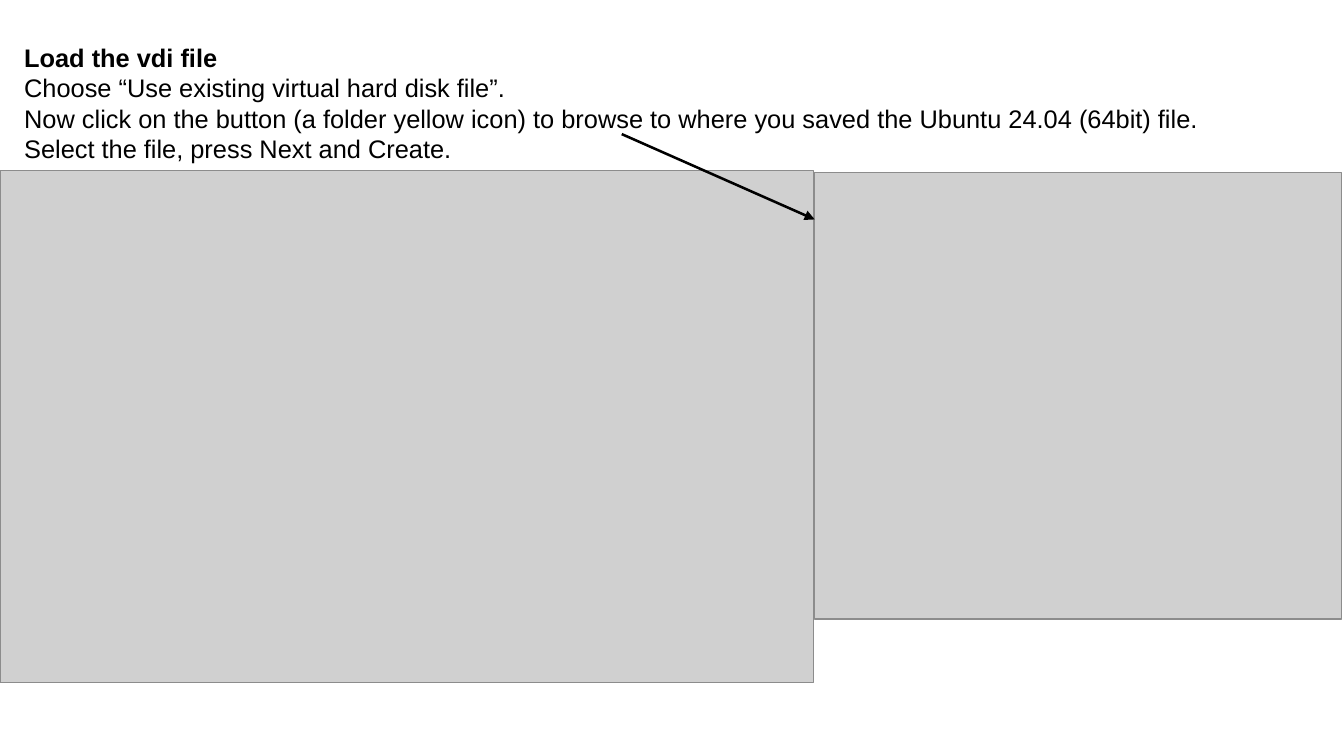
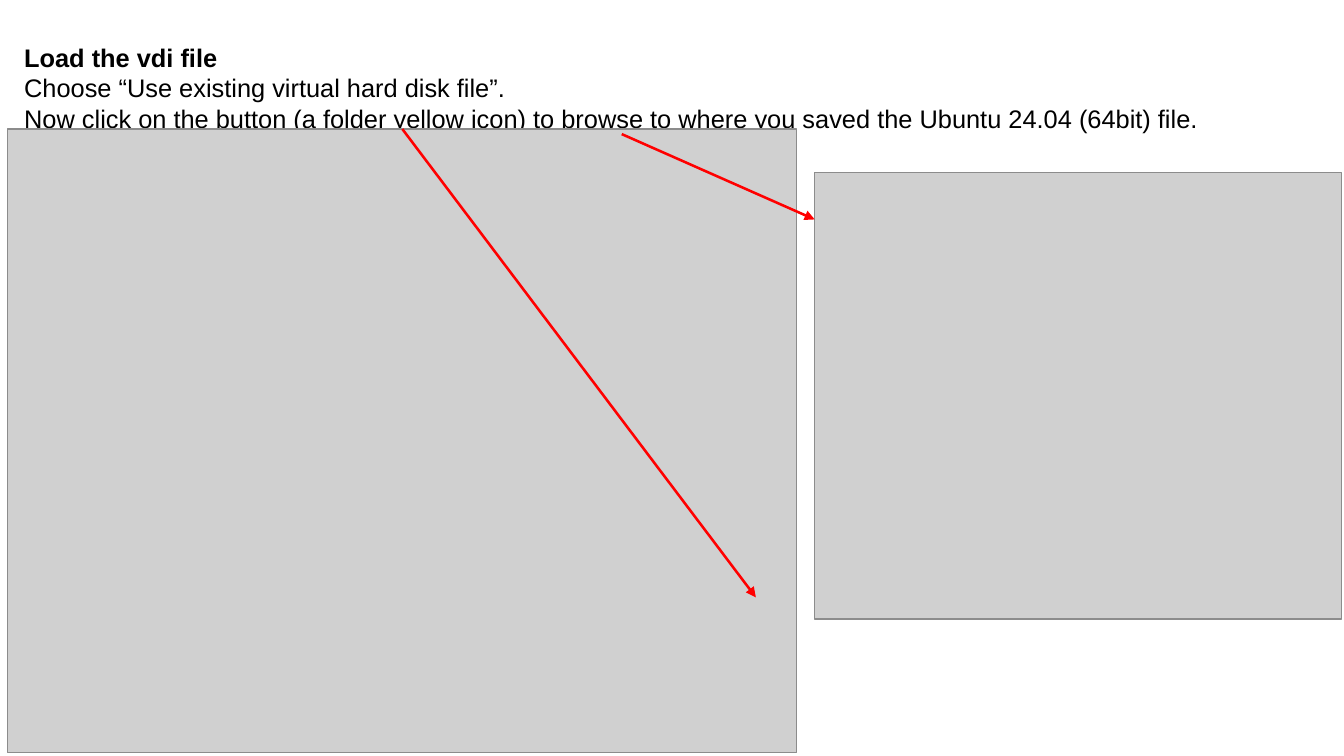
Before and after one commit to selvaje/SE_docs, a slide deck: slide 5 of source/VIRTUALMACHINE/Installation_vm_Ubuntu22.04.odp. Drawn at 1344x756 pixels with LibreOffice and Linux fonts; fonts in the diff are those of the drawing; grey boxes stand for pictures. Boxes give left, top, right and bottom in pixels: in the first picture for what was removed or moved away, otherwise in the second. Text is boxed around its words. In the diff, an @@ line names an element or a change of style, - is before the commit and + after.

```diff
--- a/source/VIRTUALMACHINE/Installation_vm_Ubuntu22.04.odp
+++ b/source/VIRTUALMACHINE/Installation_vm_Ubuntu22.04.odp
@@ picture: place and size @@
-picture at [0,171,813,683]
+picture at [7,129,796,754]
@@ arrow added from (402, 129) to (756, 598), #FF0000 1.5 pt @@
@@ arrow (622, 134) - (815, 220): stroke #000000 1.5 pt to #FF0000 1.5 pt @@
```
Also in this commit, not shown: 9 other slides changed, 4 slides removed, 36 other files.
